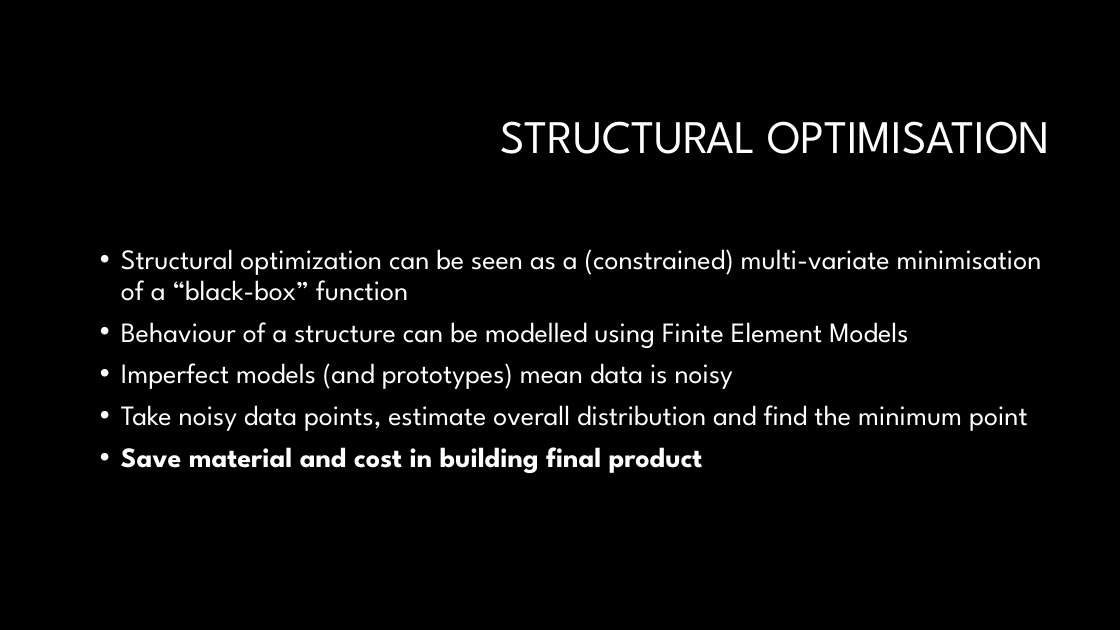
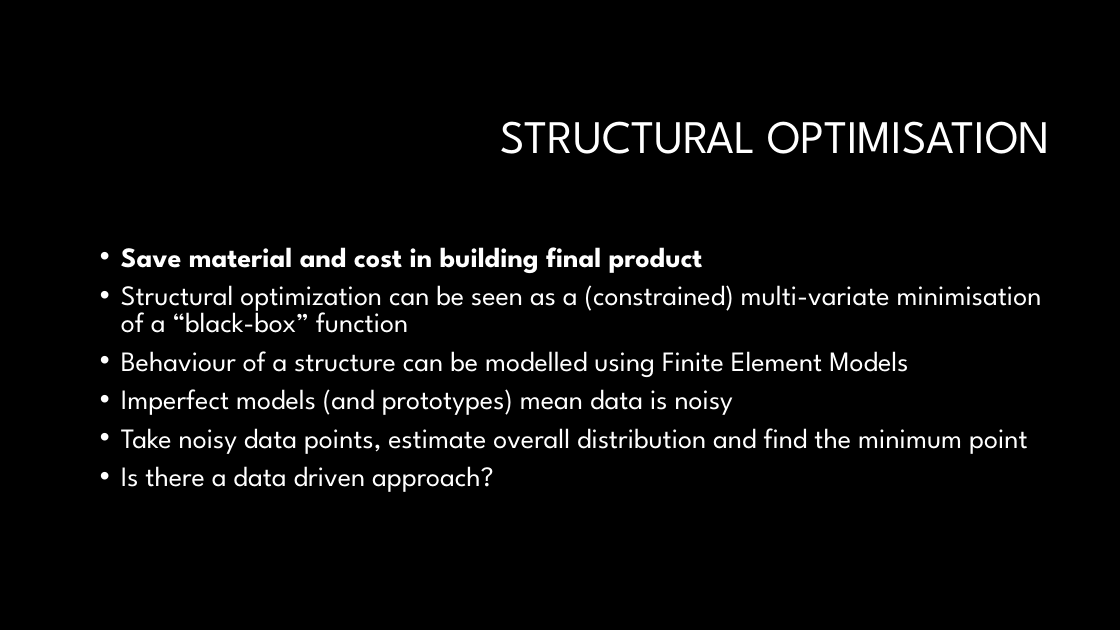
Before and after one commit to zxytan/IIB_Project, a slide deck: slide 2 of Michaelmas Presenation.pptx. Drawn at 1120x630 pixels with LibreOffice and Linux fonts; fonts in the diff are those of the drawing; background and template pictures are left out. Boxes give left, top, right and bottom in pixels: in the first picture for what was removed or moved away, otherwise in the second. Text is boxed around its words. In the diff, an @@ line names an element or a change of style, - is before the commit and + after.

Commit message:
testing with multi-fidelity GP, update logbook

```diff
--- a/Michaelmas Presenation.pptx
+++ b/Michaelmas Presenation.pptx
@@ text at box(121, 247, 703, 273): paragraph added @@
+• Save material and cost in building final product
@@ text at box(121, 285, 1042, 454): line spacing 0.9 to 0.8 @@
@@ text at box(121, 466, 493, 492): text changed; bold off @@
-• Save material and cost in building final product
+• Is there a data driven approach?
```
Also in this commit, not shown: 4 other files.
